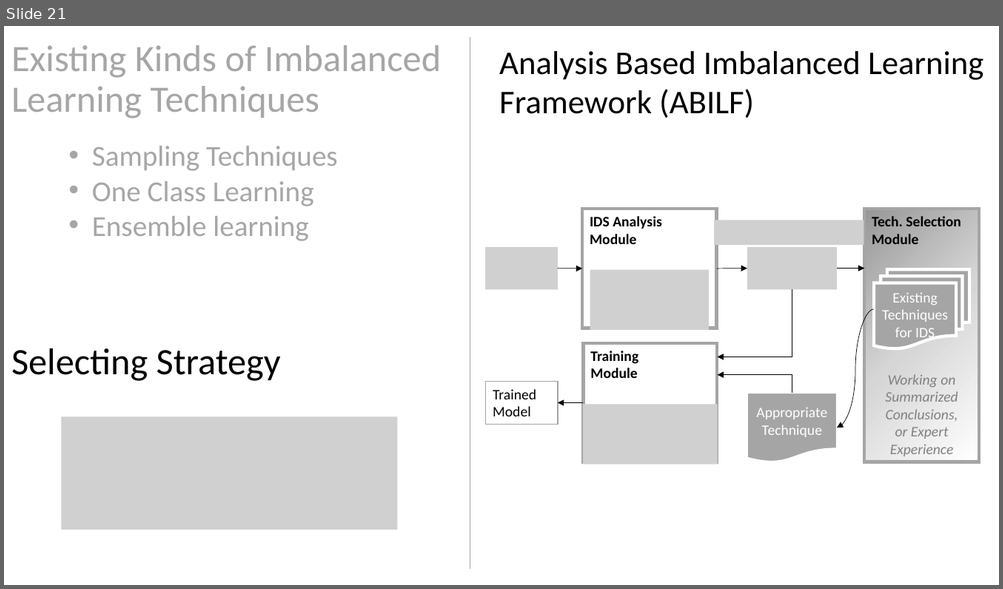
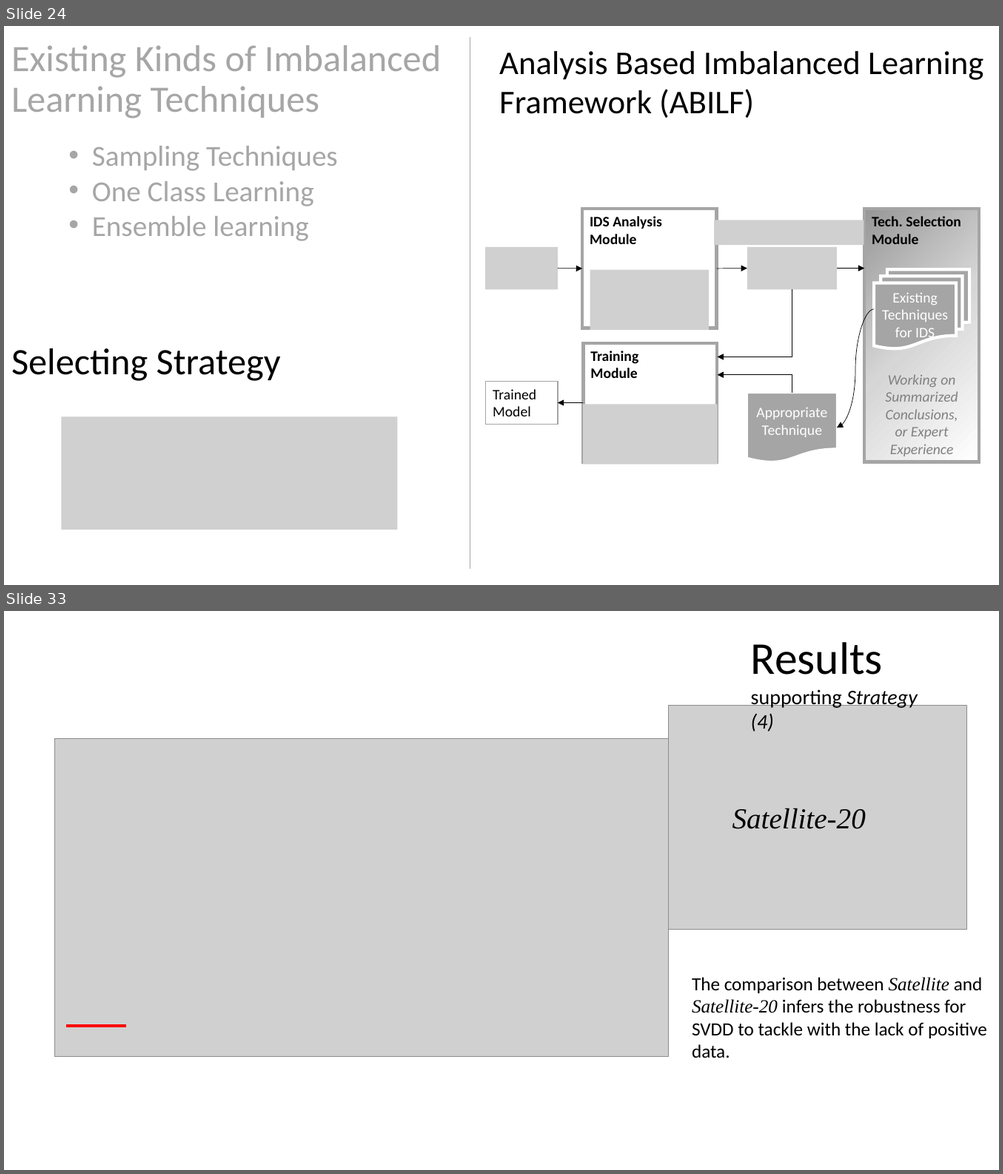
Before and after one commit to RKDSOne/ids, a slide deck: slides&notes/Learning on imbalanced data.pptx. Shown one above the other, each under a label of ours: slide 21 before the commit, slides 24 and 33 after it; the slides between them are not shown. The pictures are 1003x589 and 1003x1174 pixels, drawn with LibreOffice and Linux fonts; fonts in the diff are those of the drawing; grey boxes stand for pictures. Boxes give left, top, right and bottom in pixels: in the first picture for what was removed or moved away, otherwise in the second. Text is boxed around its words. In the diff, an @@ line names an element or a change of style, - is before the commit and + after.

```diff
--- a/slides&notes/Learning on imbalanced data.pptx
+++ b/slides&notes/Learning on imbalanced data.pptx
@@ slide 33 added at (x1=4, y1=611, x2=999, y2=1170), background #FFFFFF @@
@@ text added at (x1=751, y1=642, x2=916, y2=732), 20 pt, text #000000 @@
+Results
+supporting Strategy (4)
@@ picture added at (x1=668, y1=706, x2=967, y2=930) @@
@@ picture added at (x1=55, y1=738, x2=668, y2=1057) @@
@@ text added at (x1=732, y1=808, x2=865, y2=829), 28 pt, text #000000, italic @@
+Satellite-20
@@ text added at (x1=691, y1=977, x2=987, y2=1059), 18 pt, text #000000 @@
+The comparison between Satellite and Satellite-20 infers the robustness for SVDD to tackle with the lack of positive data.
@@ line added from (67, 1027) to (126, 1027), #FF0000 3 pt @@
@@ what was slide 21 is now slide 24 @@
```
Also in this commit, not shown: 7 slides changed, 8 other slides added, 1 slide removed, 5 other files.
